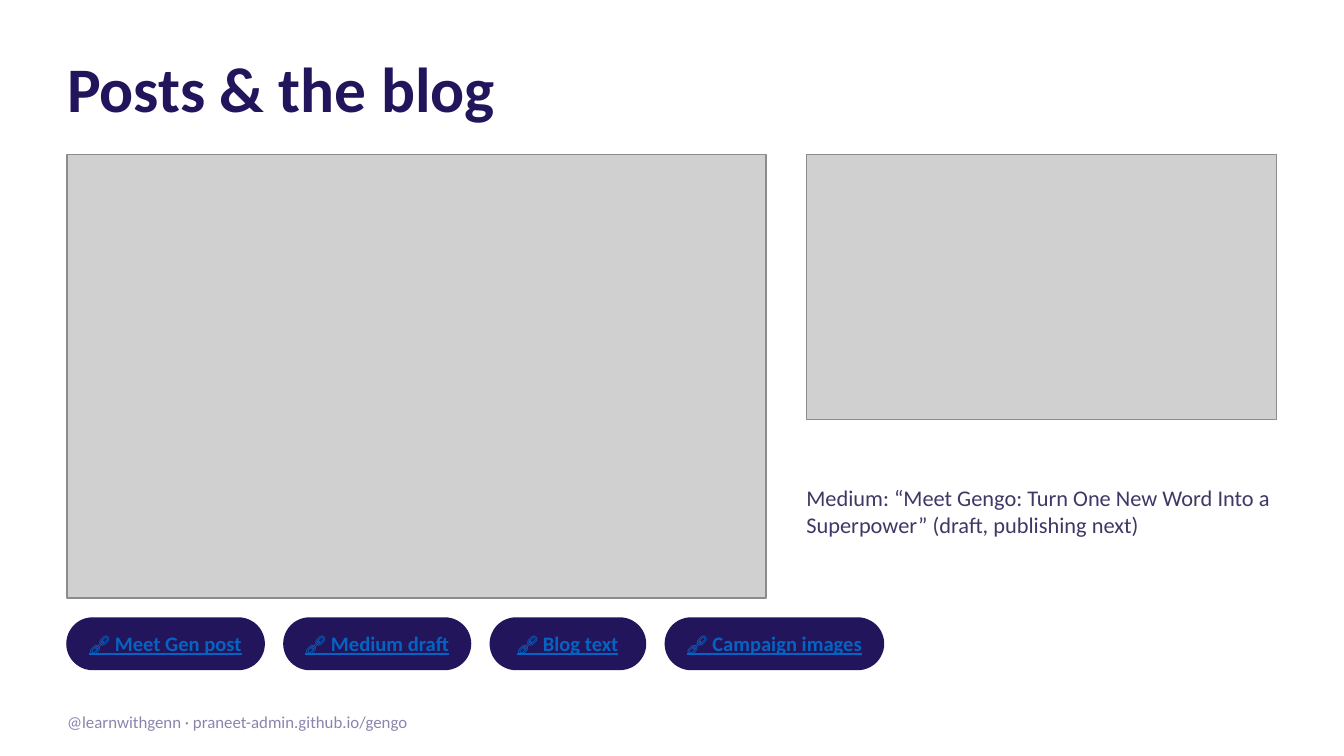
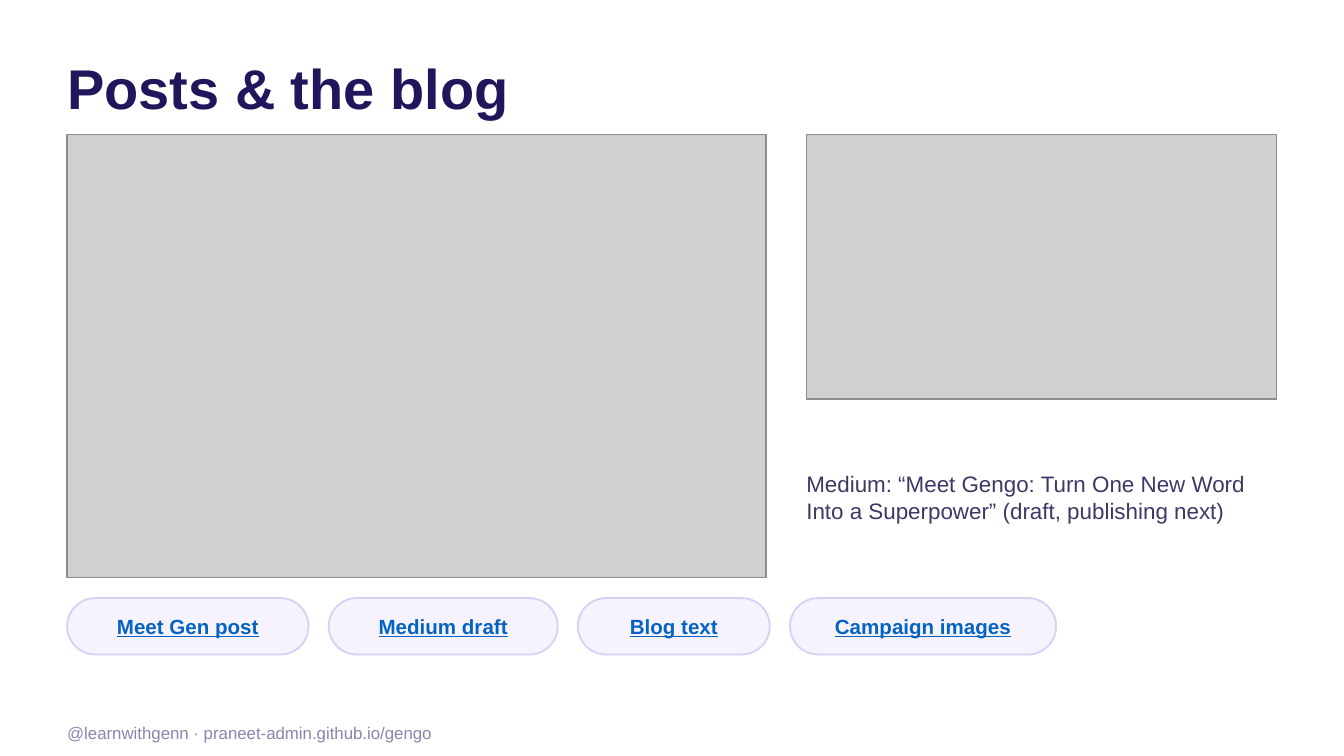
Before and after one commit to praneet-admin/gengo, a slide deck: slide 10 of launch/Gengo-Marketing-Glance.pptx. Drawn at 1344x756 pixels with LibreOffice and Linux fonts; fonts in the diff are those of the drawing; grey boxes stand for pictures. Boxes give left, top, right and bottom in pixels: in the first picture for what was removed or moved away, otherwise in the second. Text is boxed around its words. In the diff, an @@ line names an element or a change of style, - is before the commit and + after.

```diff
--- a/launch/Gengo-Marketing-Glance.pptx
+++ b/launch/Gengo-Marketing-Glance.pptx
@@ text "Posts & the blog" at [67, 68, 508, 119]: size 34 to 30 pt, font Calibri to Arial @@
@@ picture: place and size @@
-picture at [67, 155, 766, 598]
+picture at [67, 134, 766, 578]
@@ picture: place and size @@
-picture at [806, 155, 1277, 419]
+picture at [806, 134, 1277, 399]
@@ text "Medium: “Meet Gengo: Turn One ..." at [806, 475, 1245, 524]: font Calibri to Arial @@
@@ text "Medium: “Meet Gengo: Turn One ...": place and size @@
-text "Medium: “Meet Gengo: Turn One ..." at [806, 490, 1270, 537]
+text "Medium: “Meet Gengo: Turn One ..." at [806, 475, 1245, 524]
@@ rounded rectangle: place and size @@
-rounded rectangle at [67, 618, 263, 669]
+rounded rectangle at [67, 598, 309, 655]
@@ rounded rectangle: place and size @@
-rounded rectangle at [284, 618, 470, 669]
+rounded rectangle at [329, 598, 558, 655]
@@ rounded rectangle: place and size @@
-rounded rectangle at [491, 618, 645, 669]
+rounded rectangle at [578, 598, 770, 655]
@@ fill #23155C to #F6F3FF; outline #23155C 1 pt to #D9D0F5 1 pt in 4 elements at [67, 598, 309, 655], [329, 598, 558, 655], [578, 598, 770, 655], [790, 598, 1056, 655] @@
@@ rounded rectangle: place and size @@
-rounded rectangle at [665, 618, 883, 669]
+rounded rectangle at [790, 598, 1056, 655]
@@ text at [117, 619, 258, 639]: text changed; font Calibri to Arial @@
-🔗 Meet Gen post
+Meet Gen post
@@ text at [379, 619, 508, 637]: text changed; font Calibri to Arial @@
-🔗 Medium draft
+Medium draft
@@ text at [630, 619, 718, 639]: text changed; font Calibri to Arial @@
-🔗 Blog text
+Blog text
@@ text at [835, 619, 1011, 639]: text changed; font Calibri to Arial @@
-🔗 Campaign images
+Campaign images
@@ text "@learnwithgenn · praneet-admin.github.io/gengo": place and size @@
-text "@learnwithgenn · praneet-admin.github.io/gengo" at [67, 716, 407, 731]
+text "@learnwithgenn · praneet-admin.github.io/gengo" at [67, 727, 432, 743]
@@ text "@learnwithgenn · praneet-admin.github.io/gengo" at [67, 727, 432, 743]: font Calibri to Arial @@
```
Also in this commit, not shown: 11 other slides changed.
